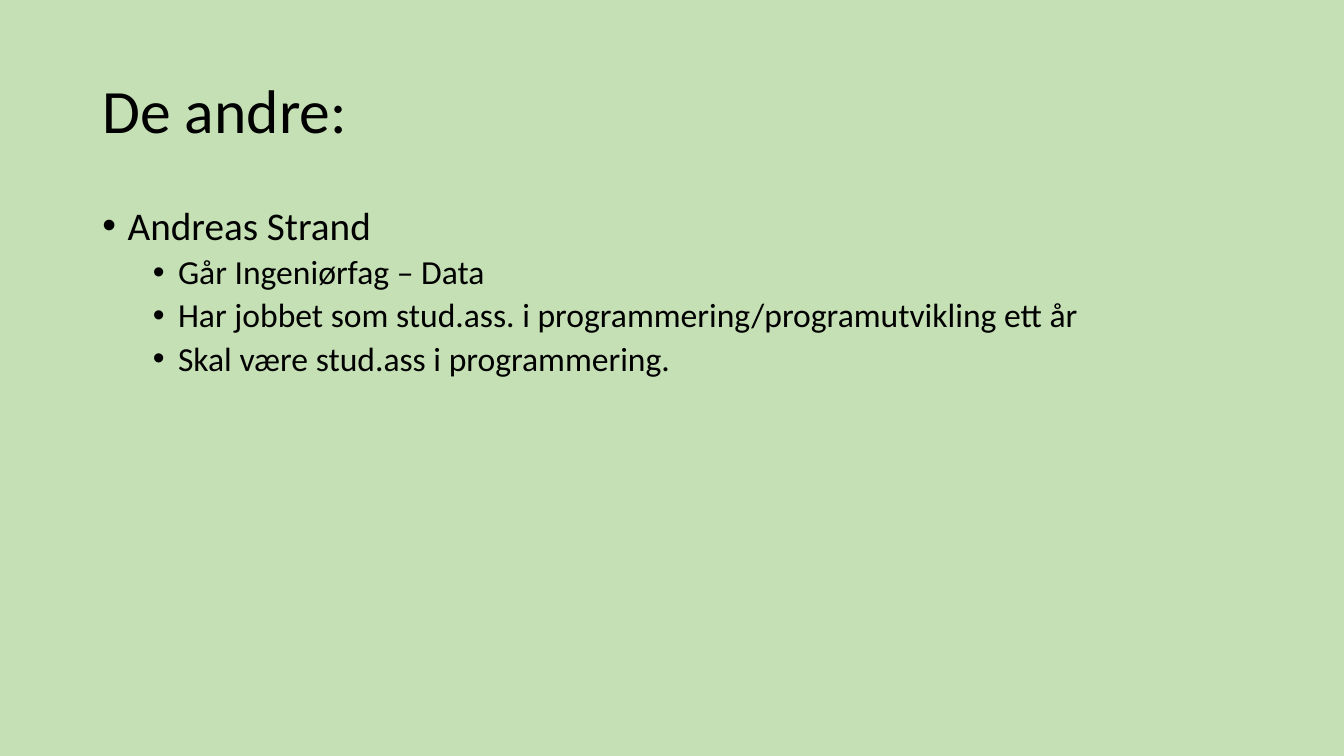
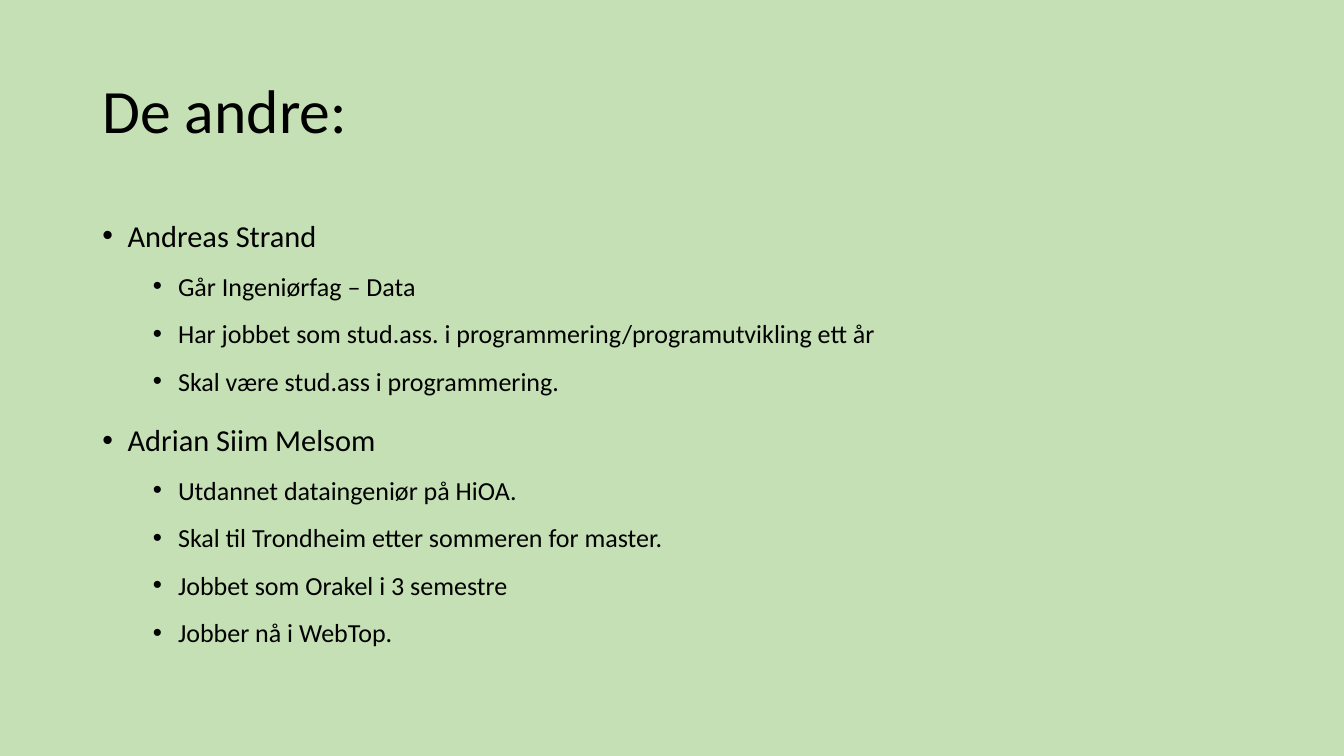
Before and after one commit to tabmy/SommerkursProg17, a slide deck: slide 8 of Forelesninger/ProgKursMandag.pptx. Drawn at 1344x756 pixels with LibreOffice and Linux fonts; fonts in the diff are those of the drawing. Boxes give left, top, right and bottom in pixels: in the first picture for what was removed or moved away, otherwise in the second. Text is boxed around its words. In the diff, an @@ line names an element or a change of style, - is before the commit and + after.

Commit message:
Completed Lecture 1

```diff
--- a/Forelesninger/ProgKursMandag.pptx
+++ b/Forelesninger/ProgKursMandag.pptx
@@ text at bbox=[128, 226, 875, 396]: size 28 to 21.7 pt in "Andreas Strand"; size 24 to 18.6 pt in "Går Ingeniørfag – Data", "Har jobbet som stud.ass. i programmering/programutvikling et ...", "Skal være stud.ass i programmering."; line spacing 0.9 to 1.3 @@
@@ text at bbox=[128, 430, 663, 647]: paragraphs added @@
+• Adrian Siim Melsom
+  • Utdannet dataingeniør på HiOA.
+  • Skal til Trondheim etter sommeren for master.
+  • Jobbet som Orakel i 3 semestre
+  • Jobber nå i WebTop.
```
Also in this commit, not shown: 3 other slides changed, 13 slides added, 2 other files.
